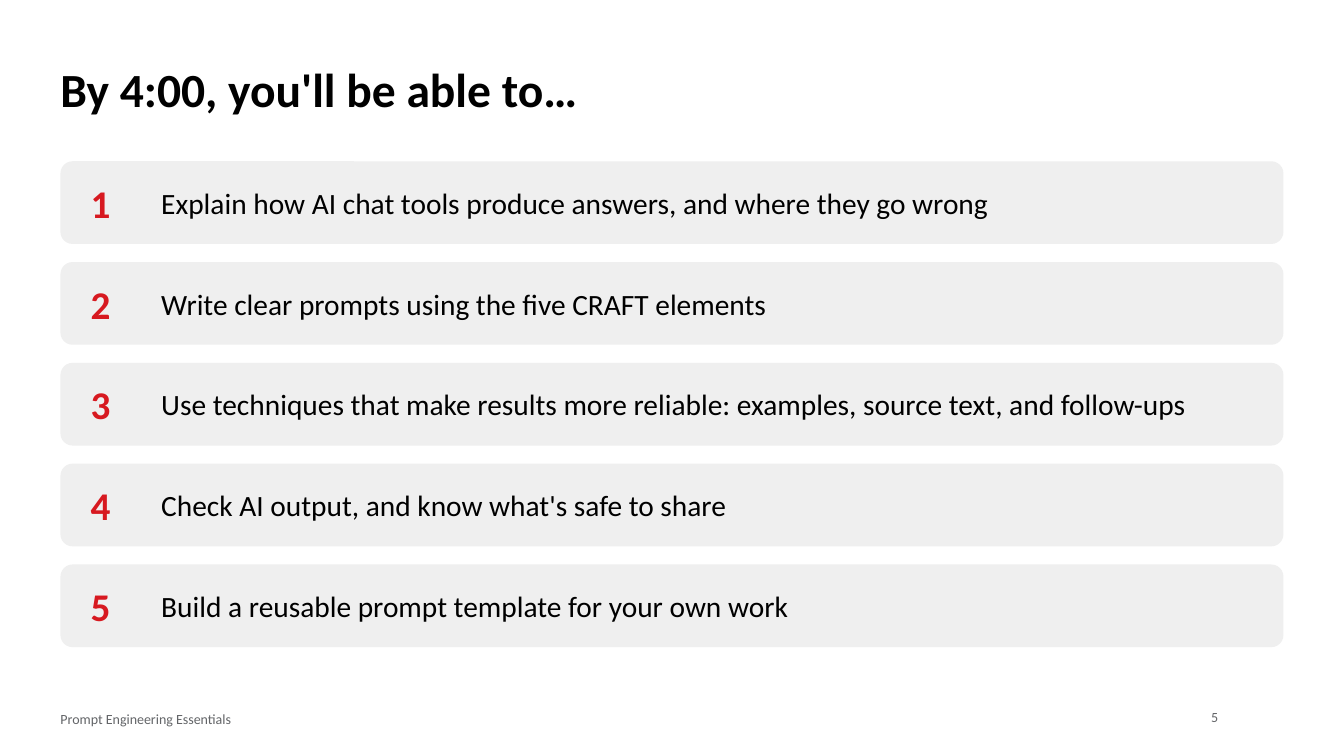
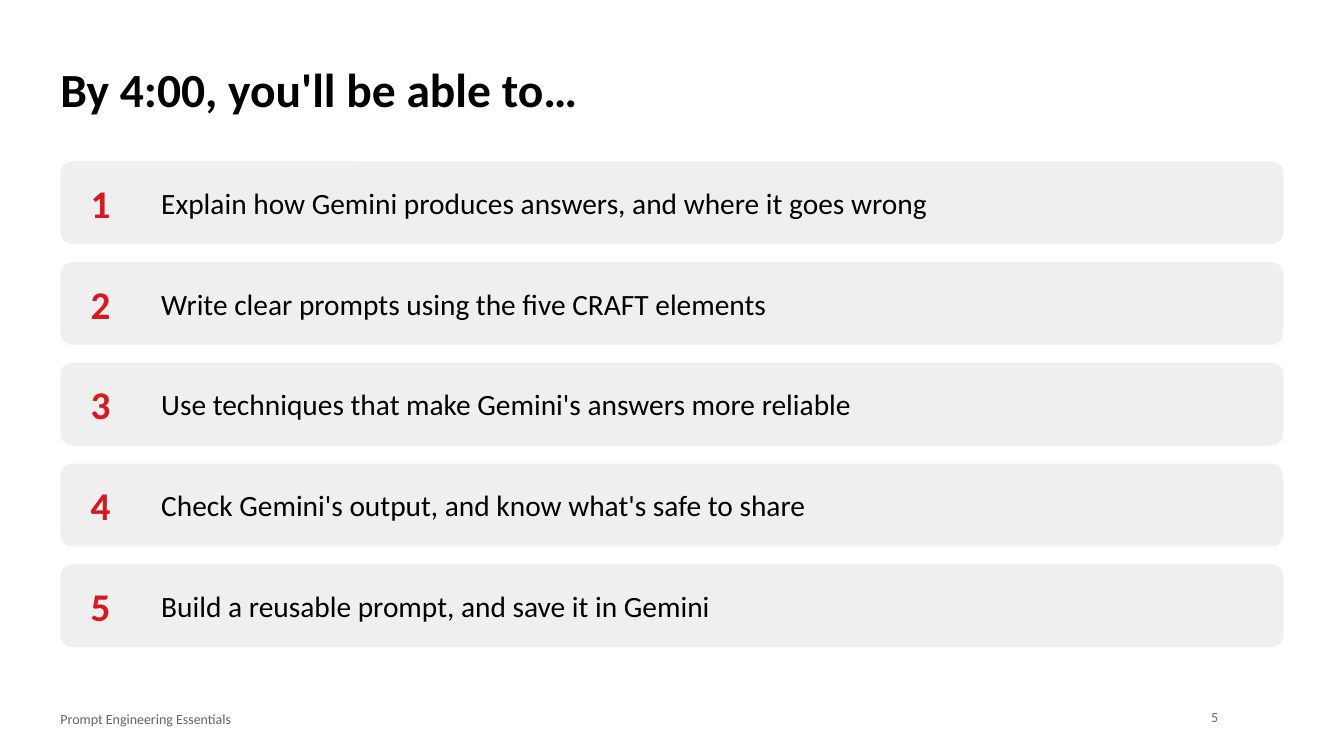
Before and after one commit to DataHurdler/pb-group-D, a slide deck: slide 5 of materials/slides/prompt-engineering-essentials.pptx. Drawn at 1344x756 pixels with LibreOffice and Linux fonts; fonts in the diff are those of the drawing; background and template pictures are left out. Boxes give left, top, right and bottom in pixels: in the first picture for what was removed or moved away, otherwise in the second. Text is boxed around its words. In the diff, an @@ line names an element or a change of style, - is before the commit and + after.

```diff
--- a/materials/slides/prompt-engineering-essentials.pptx
+++ b/materials/slides/prompt-engineering-essentials.pptx
@@ text at (x1=161, y1=193, x2=927, y2=219): text changed @@
-Explain how AI chat tools produce answers, and where they go wrong
+Explain how Gemini produces answers, and where it goes wrong
@@ text at (x1=161, y1=394, x2=851, y2=420): text changed @@
-Use techniques that make results more reliable: examples, source text, and follow-ups
+Use techniques that make Gemini's answers more reliable
@@ text at (x1=161, y1=495, x2=805, y2=521): text changed @@
-Check AI output, and know what's safe to share
+Check Gemini's output, and know what's safe to share
@@ text at (x1=161, y1=596, x2=710, y2=622): text changed @@
-Build a reusable prompt template for your own work
+Build a reusable prompt, and save it in Gemini
```
Also in this commit, not shown: 32 other slides changed, 2 slides added, 11 slides removed, 21 other files.
